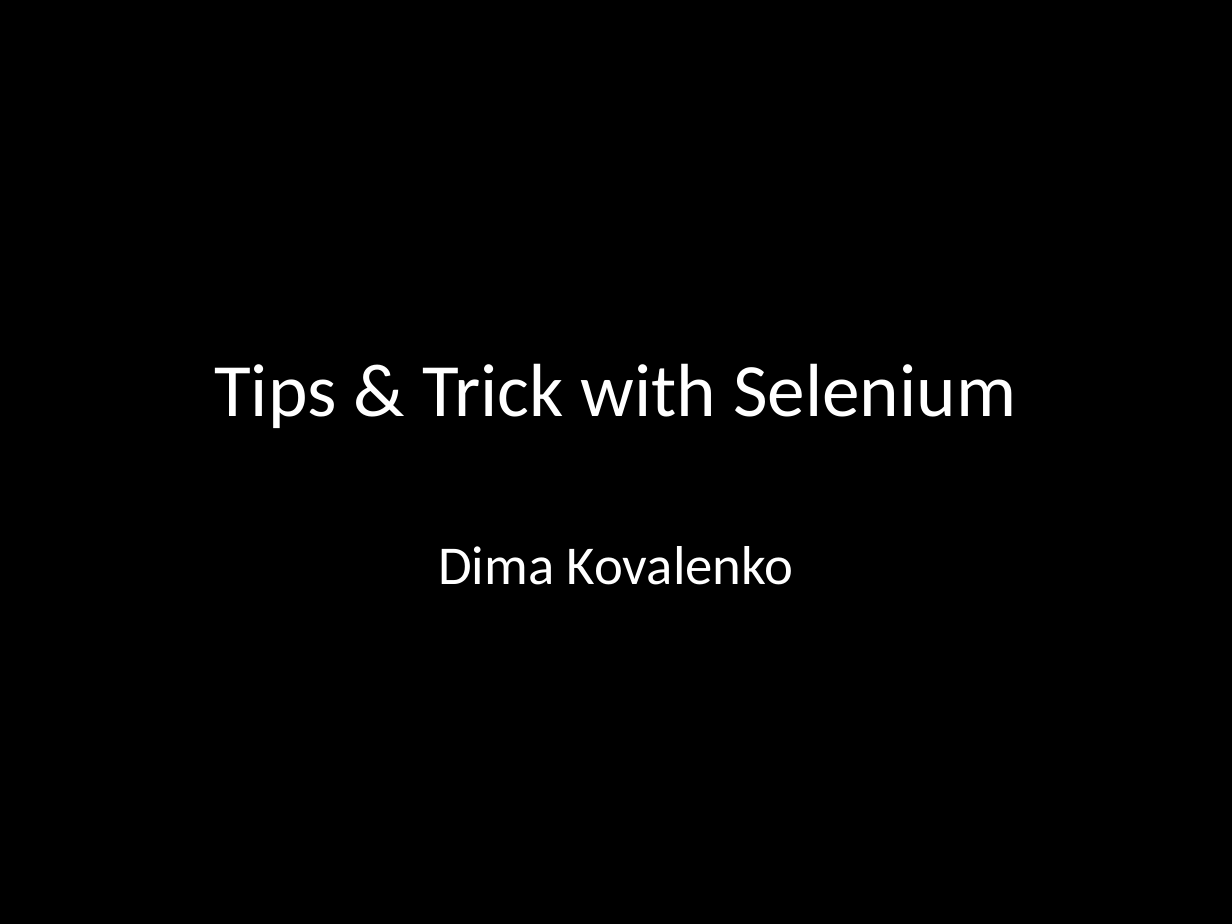
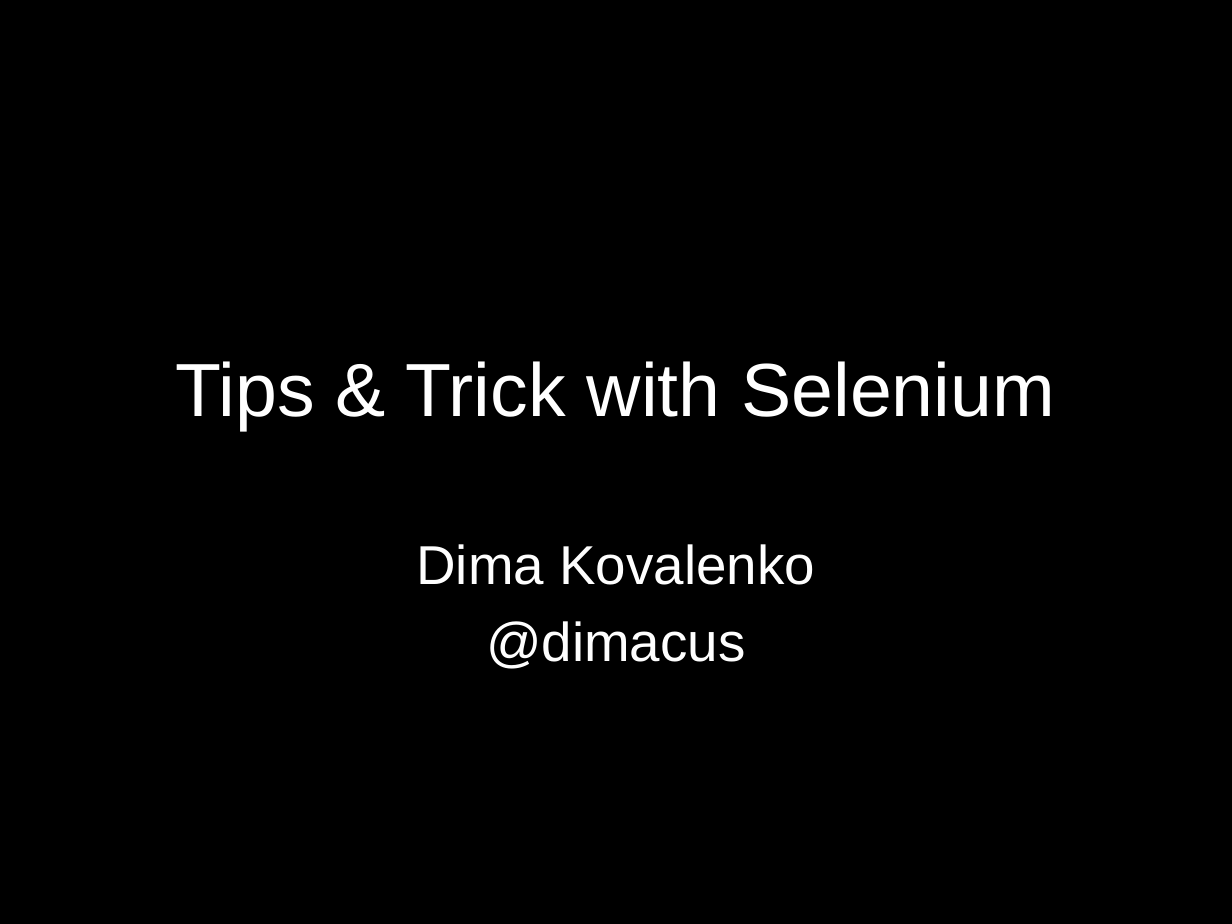
Before and after one commit to dimacus/SeleniumTipsAndTricks, a slide deck: slide 1 of selenium_camp_v1.pptx. Drawn at 1232x924 pixels with LibreOffice and Linux fonts; fonts in the diff are those of the drawing. Boxes give left, top, right and bottom in pixels: in the first picture for what was removed or moved away, otherwise in the second. Text is boxed around its words. In the diff, an @@ line names an element or a change of style, - is before the commit and + after.

```diff
--- a/selenium_camp_v1.pptx
+++ b/selenium_camp_v1.pptx
@@ title "Tips & Trick with Selenium" at (176, 361, 1055, 430): font Calibri to Arial @@
@@ subtitle at (416, 544, 815, 585): font Calibri to Arial, text colour #FFFFFF to #FEFEFE in "Dima Kovalenko" @@
@@ subtitle at (486, 621, 745, 669): paragraph added @@
+@dimacus
```
Also in this commit, not shown: 25 other slides changed, 11 slides added, 1 other file.
